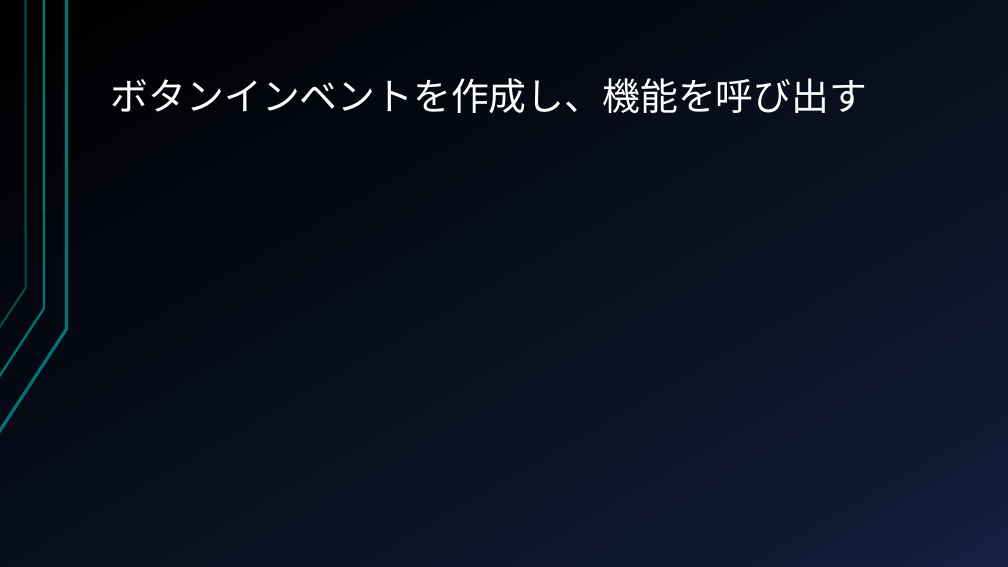
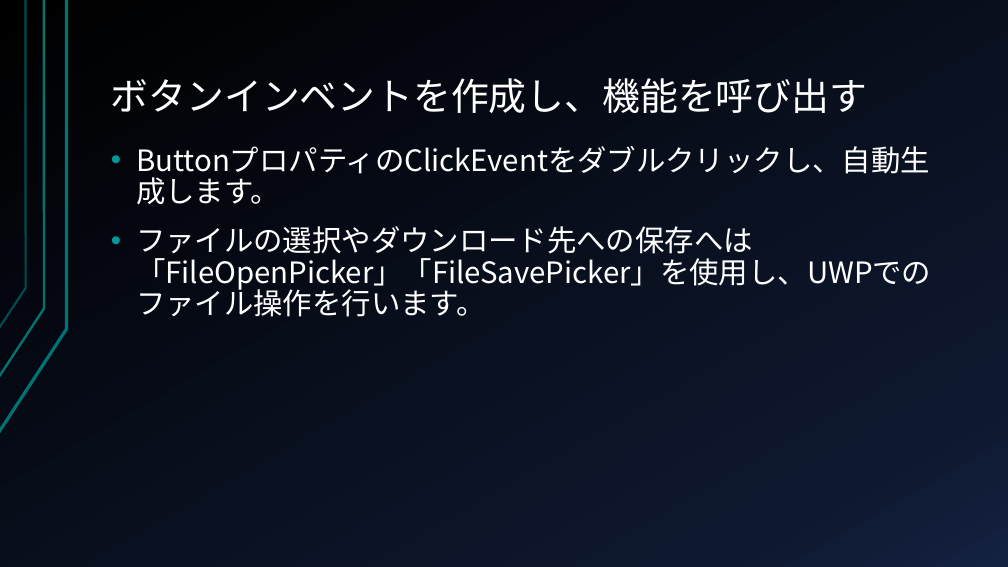
Before and after one commit to CryEarth/StorageUWPApps, a slide deck: slide 26 of チュートリアルなど.pptx. Drawn at 1008x567 pixels with LibreOffice and Linux fonts; fonts in the diff are those of the drawing. Boxes give left, top, right and bottom in pixels: in the first picture for what was removed or moved away, otherwise in the second. Text is boxed around its words. In the diff, an @@ line names an element or a change of style, - is before the commit and + after.

```diff
--- a/チュートリアルなど.pptx
+++ b/チュートリアルなど.pptx
@@ text added at (136, 146, 931, 317), 28 pt, text #FFFFFF @@
+• ButtonプロパティのClickEventをダブルクリックし、自動生成します。
+• ファイルの選択やダウンロード先への保存へは「FileOpenPicker」「FileSavePicker」を使用し、UWPでのファイル操作を行います。
```
Also in this commit, not shown: 8 other slides changed, 4 other files.
